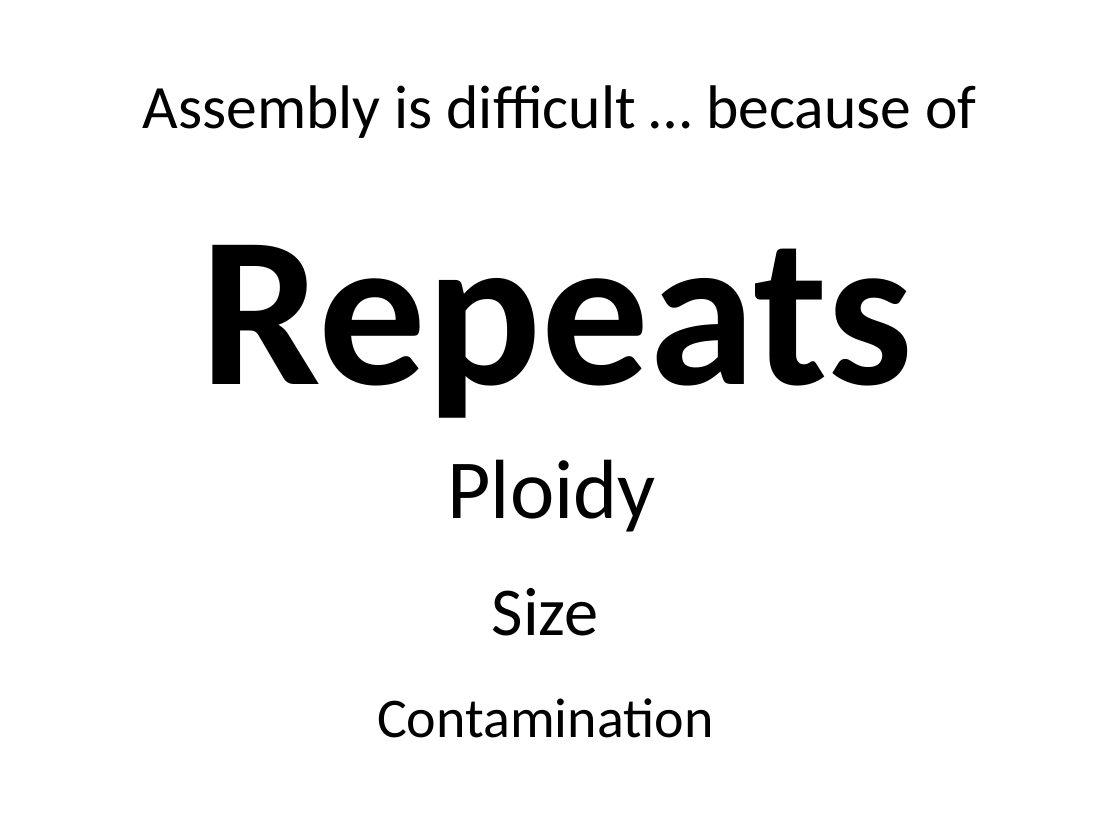
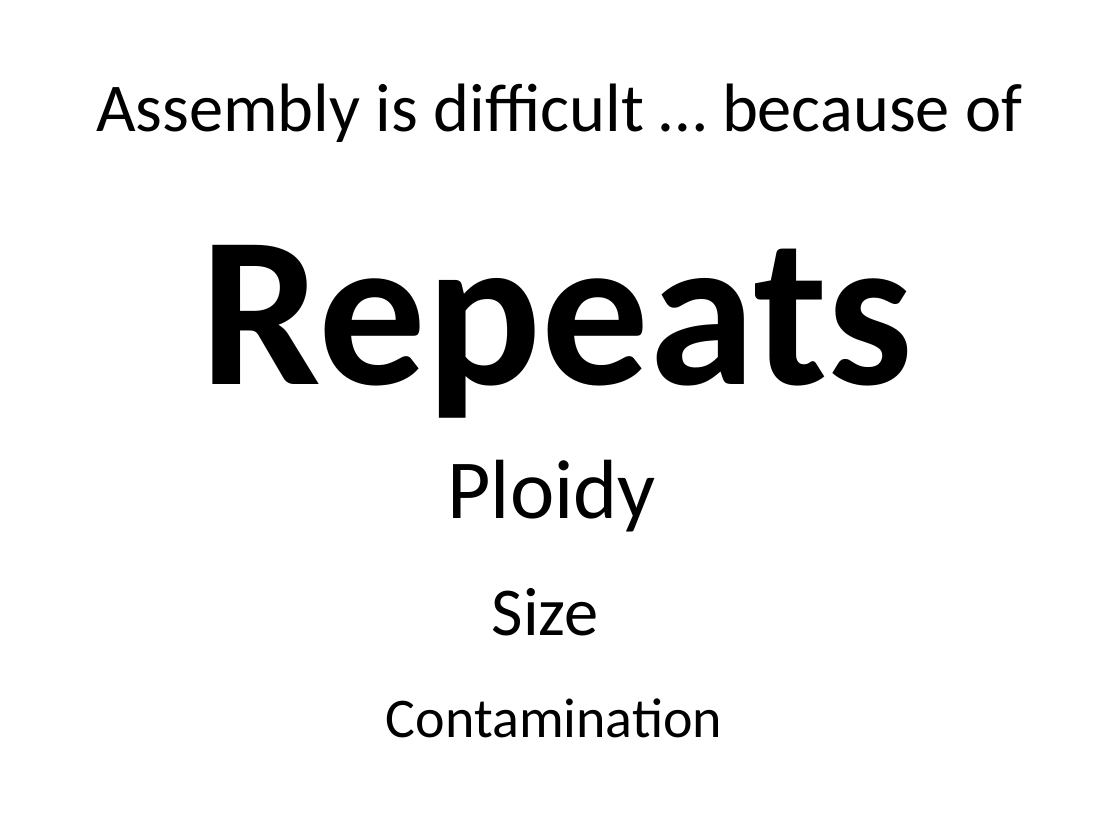
Before and after one commit to lexnederbragt/denovo-assembly-tutorial, a slide deck: slide 5 of presentations/Lecture_2_Planning_a_Sequencing_Experiment.pptx. Drawn at 1120x840 pixels with LibreOffice and Linux fonts; fonts in the diff are those of the drawing. Boxes give left, top, right and bottom in pixels: in the first picture for what was removed or moved away, otherwise in the second. Text is boxed around its words. In the diff, an @@ line names an element or a change of style, - is before the commit and + after.

```diff
--- a/presentations/Lecture_2_Planning_a_Sequencing_Experiment.pptx
+++ b/presentations/Lecture_2_Planning_a_Sequencing_Experiment.pptx
@@ title "Assembly is difficult … because ..." at [96, 83, 1022, 142]: size 39.6 to 44 pt @@
@@ text "Contamination": place and size @@
-text "Contamination" at [377, 698, 714, 738]
+text "Contamination" at [386, 698, 723, 738]
```
Also in this commit, not shown: 8 other slides changed, 2 other files.
